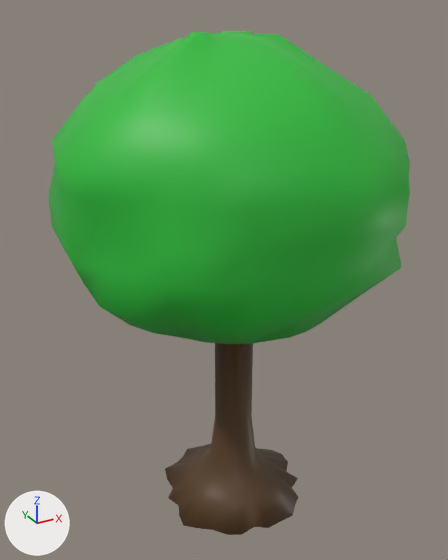
Two versions of the Blender file Fern's Stuff/oaktree.blend, one commit apart.
Rendered twice from a camera (50 mm lens) standing at (-14.2, -24.7, 25.4) and looking at (-0.1, 0.9, 12.6). The lights are fixed; the arrows at lower left show +X, +Y and +Z. The first picture is the older version.
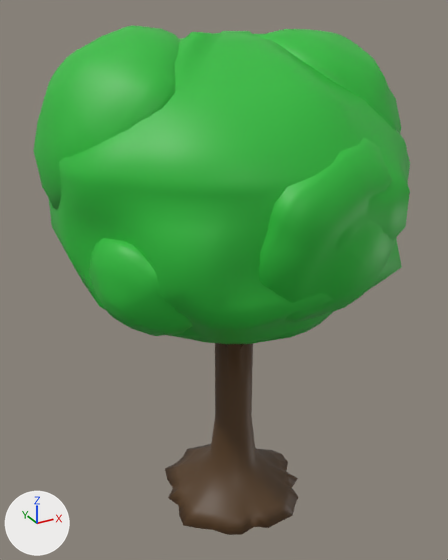
Where the change shows, as pixel boxes (x1, y1, x2, y2) in the pictures (448 x 560 px):
'Cylinder', reshaped, modifiers changed
    before: (48, 31, 410, 535)
    after: (33, 25, 410, 535)
part 1 of me_cylinder, added (green)
    after: (33, 25, 180, 210)
part 2 of me_cylinder, added (green)
    after: (259, 29, 401, 133)
part 3 of me_cylinder, added (green)
    after: (258, 138, 396, 322)
part 4 of me_cylinder, added (green)
    after: (89, 238, 193, 336)

Patch to the scene script:
```diff
--- a/Fern's Stuff/oaktree.blend.py
+++ b/Fern's Stuff/oaktree.blend.py
@@ me_cylinder @@
 # used by ob_cylinder; location = (0.0, 0.0, 0.0)
-me_cylinder.from_pydata(...)  # 560 vertices, 574 faces; spans x -8.3..8.6, y -7.7..9.5, z 0.0..24.5
+me_cylinder.from_pydata(...)  # 1880 vertices, 1779 faces; spans x -8.6..8.6, y -7.9..9.5, z 0.0..24.7
+# me_cylinder part 1: a new loose piece of 264 vertices spanning x -8.6..-0.4, y -2.9..6.0, z 16.3..24.7, in mat_material_001 (green #2bbe3b)
+# me_cylinder part 2: a new loose piece of 264 vertices spanning x -0.5..8.5, y -4.5..4.7, z 16.6..24.5, in mat_material_001 (green #2bbe3b)
+# me_cylinder part 3: a new loose piece of 264 vertices spanning x -3.8..5.3, y -7.9..-0.3, z 12.4..21.6, in mat_material_001 (green #2bbe3b)
+# me_cylinder part 4: a new loose piece of 264 vertices spanning x -7.8..-3.2, y -5.2..0.2, z 12.5..17.9, in mat_material_001 (green #2bbe3b)
+# other edits to the shape of me_cylinder do not show in these pictures
 me_cylinder.materials.append(mat_material_001)
@@ ob_cylinder @@
 ob_cylinder.location = (0.0, 0.0, 0.0)
+_m = ob_cylinder.modifiers.new('Subdivision', 'SUBSURF')
+_m.subdivision_type = 'SIMPLE'
+_m.render_levels = 1
```
